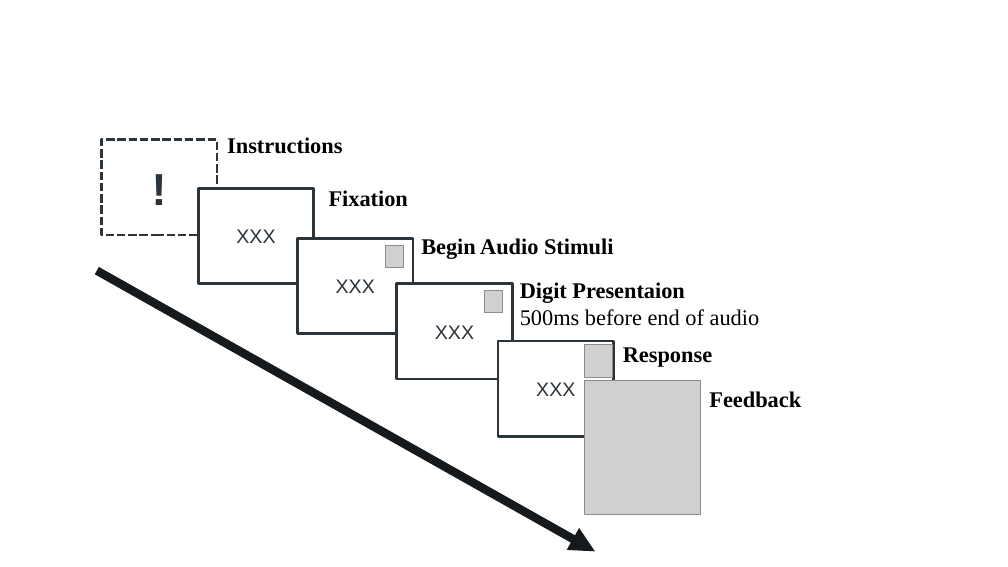
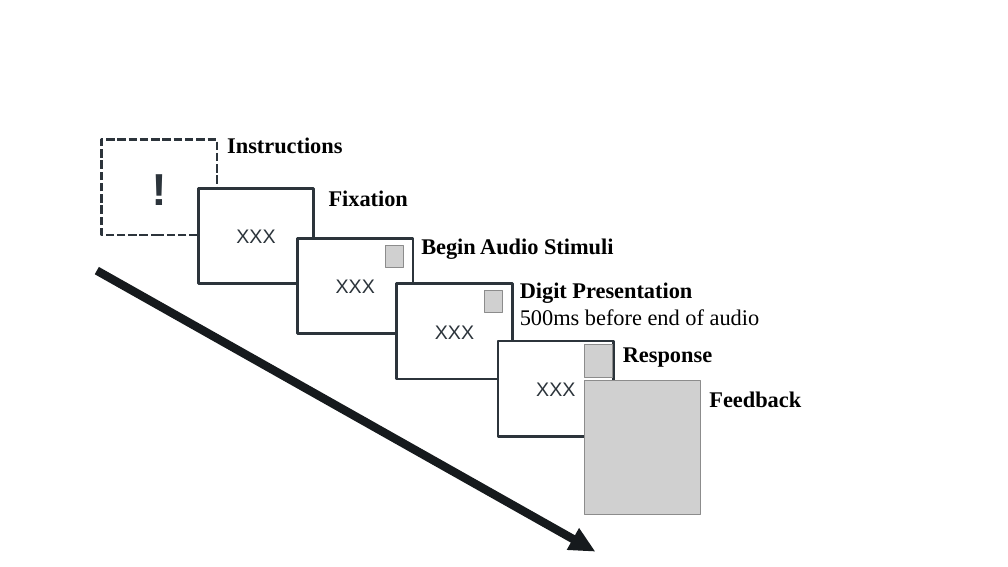
Before and after one commit to TomerOz/stp-project, a slide deck: slide 18 of project/Presentation/Project presentaion - Lab talk 20.12.2020.pptx. Drawn at 1008x567 pixels with LibreOffice and Linux fonts; fonts in the diff are those of the drawing; grey boxes stand for pictures; background and template pictures are left out. Boxes give left, top, right and bottom in pixels: in the first picture for what was removed or moved away, otherwise in the second. Text is boxed around its words. In the diff, an @@ line names an element or a change of style, - is before the commit and + after.

```diff
--- a/project/Presentation/Project presentaion - Lab talk 20.12.2020.pptx
+++ b/project/Presentation/Project presentaion - Lab talk 20.12.2020.pptx
@@ text at (520,282,692,303): text changed @@
-Digit Presentaion
+Digit Presentation
```
Also in this commit, not shown: 2 other slides changed, 1 slide added, 30 other files.
